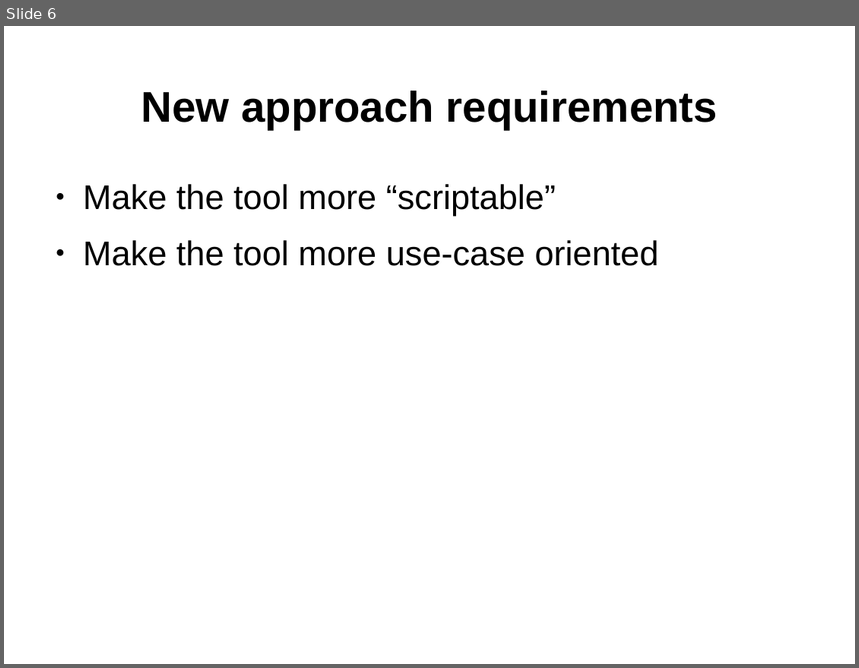
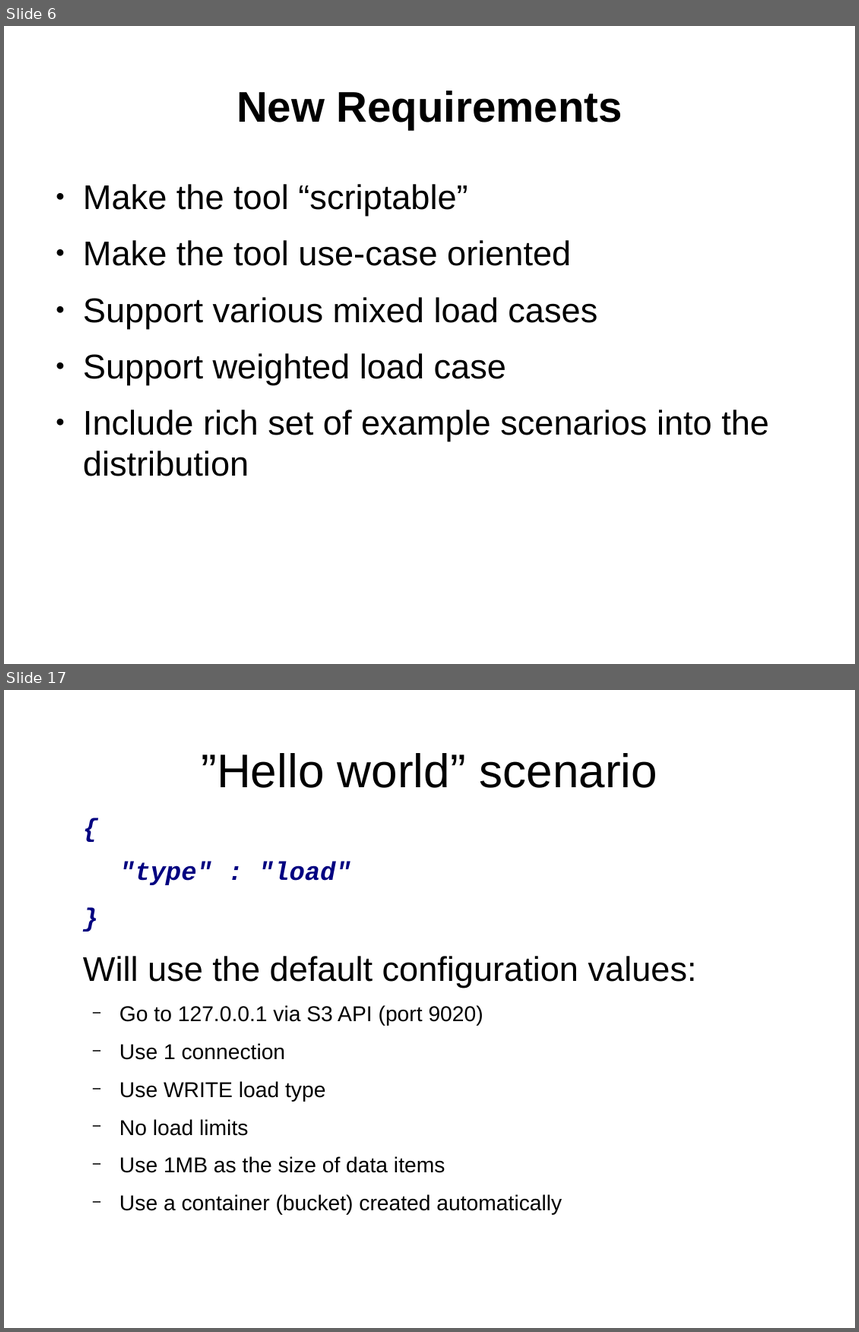
Before and after one commit to emc-mongoose/mongoose, a slide deck: doc/mongoosev2.odp. Shown one above the other, each under a label of ours: slide 6 before the commit, slides 6 and 17 after it; the slides between them are not shown. The pictures are 859x668 and 859x1332 pixels, drawn with LibreOffice and Linux fonts; fonts in the diff are those of the drawing. Boxes give left, top, right and bottom in pixels: in the first picture for what was removed or moved away, otherwise in the second. Text is boxed around its words. In the diff, an @@ line names an element or a change of style, - is before the commit and + after.

```diff
--- a/doc/mongoosev2.odp
+++ b/doc/mongoosev2.odp
@@ slide 17 added at (x1=4, y1=690, x2=855, y2=1328), background #FFFFFF @@
@@ title added at (x1=202, y1=753, x2=658, y2=788), 44 pt, text #000000 @@
+”Hello world” scenario
@@ text added at (x1=83, y1=861, x2=697, y2=1215), 20 pt, text #000000 @@
+{
+  "type" : "load"
+}
+Will use the default configuration values:
+  − Go to 127.0.0.1 via S3 API (port 9020)
+  − Use 1 connection
+  − Use WRITE load type
+  − No load limits
+  − Use 1MB as the size of data items
+  − Use a container (bucket) created automatically
@@ slide 6 changed as well @@
@@ title at (x1=237, y1=91, x2=623, y2=129): text changed @@
-New approach requirements
+New Requirements
@@ text at (x1=83, y1=184, x2=769, y2=477): text changed @@
-● Make the tool more “scriptable”
-● Make the tool more use-case oriented
+● Make the tool “scriptable”
+● Make the tool use-case oriented
+● Support various mixed load cases
+● Support weighted load case
+● Include rich set of example scenarios into the distribution
```
Also in this commit, not shown: 2 other slides changed, 14 other slides added, 1 slide removed.
